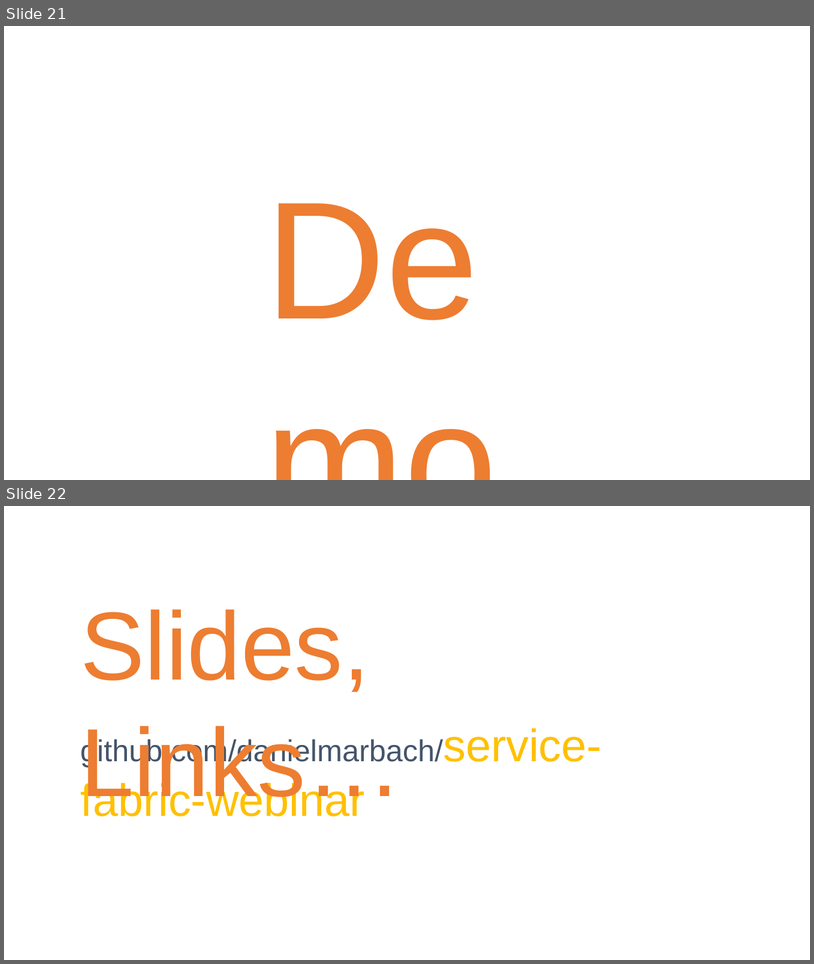
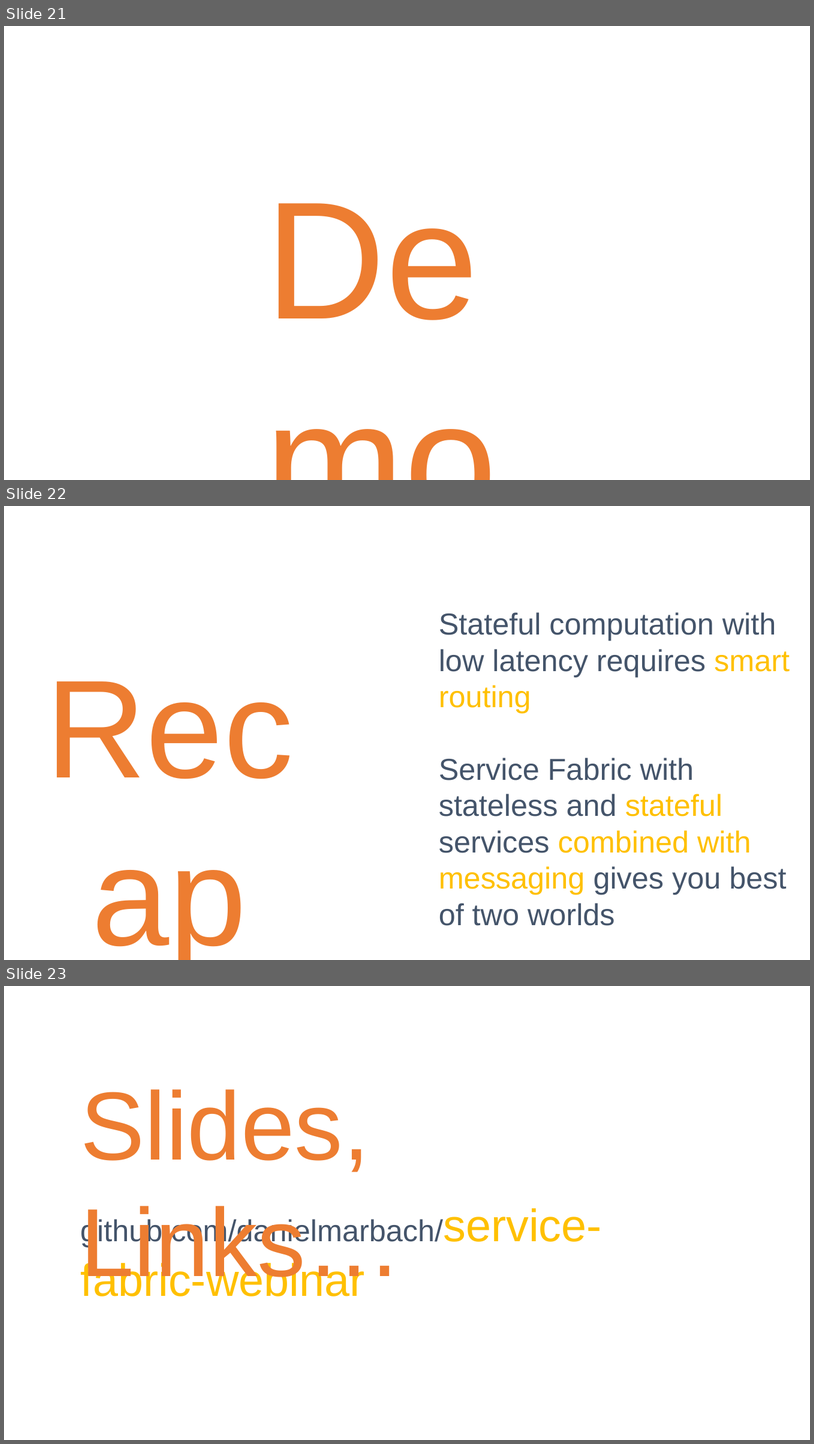
Before and after one commit to danielmarbach/service-fabric-webinar, a slide deck: Slides.pptx. Shown one above the other, each under a label of ours: slides 21 and 22 before the commit, slides 21, 22 and 23 after it. The pictures are 814x964 and 814x1444 pixels, drawn with LibreOffice and Linux fonts; fonts in the diff are those of the drawing. Boxes give left, top, right and bottom in pixels: in the first picture for what was removed or moved away, otherwise in the second. Text is boxed around its words. In the diff, an @@ line names an element or a change of style, - is before the commit and + after.

Commit message:
Added recap

```diff
--- a/Slides.pptx
+++ b/Slides.pptx
@@ slide 22 added at <box>4,506,810,960</box>, background #FFFFFF @@
@@ text added at <box>439,612,790,925</box>, 36 pt, text #44546A @@
+Stateful computation with low latency requires smart routing
+Service Fabric with stateless and stateful services combined with messaging gives you best of two worlds
@@ text added at <box>4,636,335,810</box>, 166 pt, text #ED7D31 @@
+Recap
@@ what was slide 22 is now slide 23 @@
```
Also in this commit, not shown: 2 slides changed, 1 other file.
